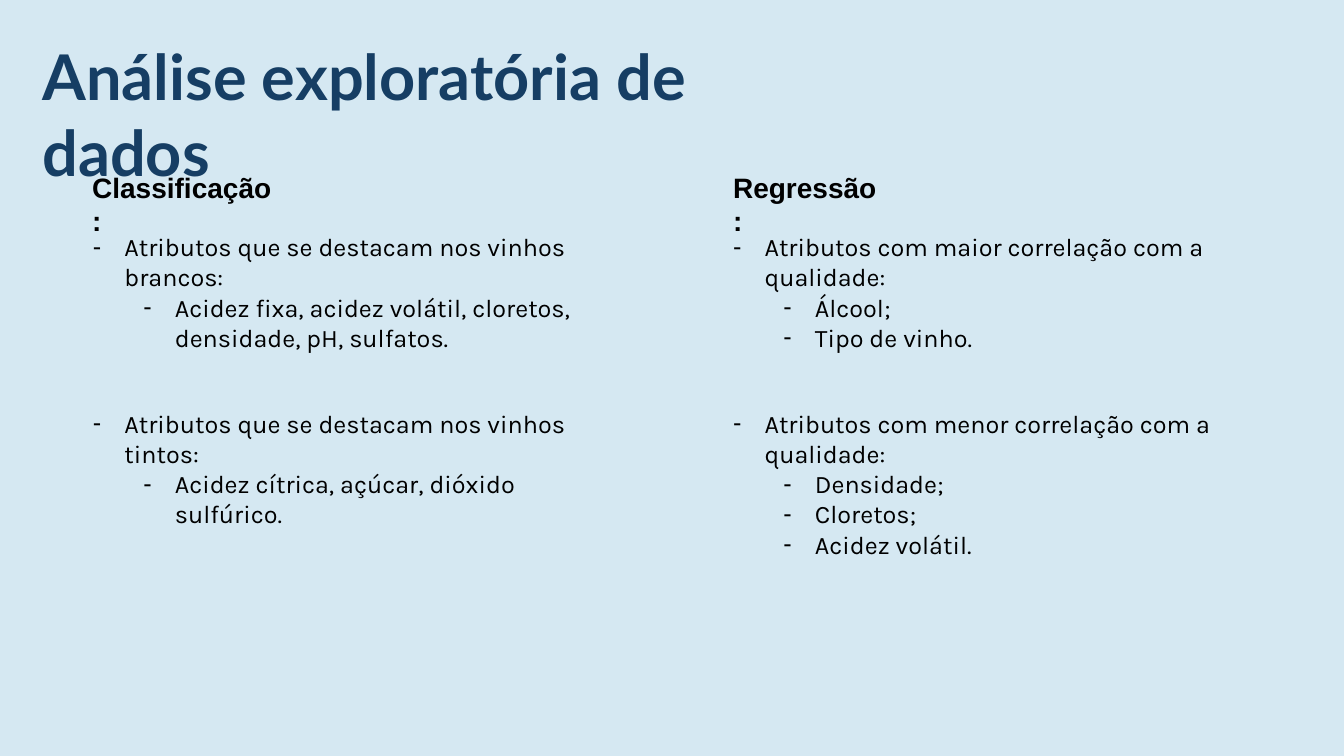
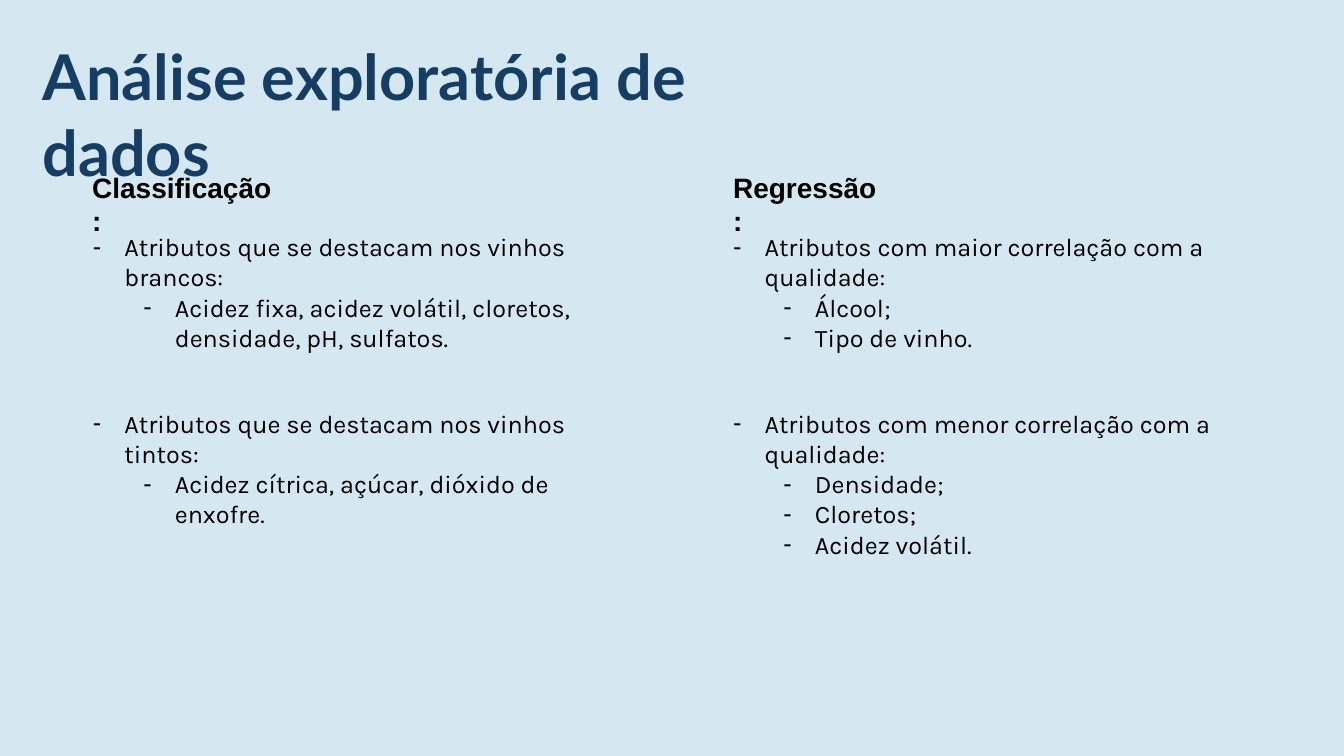
Before and after one commit to miguelamoreira/wineNotebook, a slide deck: slide 10 of apresentacao_grupo01.pptx. Drawn at 1344x756 pixels with LibreOffice and Linux fonts; fonts in the diff are those of the drawing. Boxes give left, top, right and bottom in pixels: in the first picture for what was removed or moved away, otherwise in the second. Text is boxed around its words. In the diff, an @@ line names an element or a change of style, - is before the commit and + after.

```diff
--- a/apresentacao_grupo01.pptx
+++ b/apresentacao_grupo01.pptx
@@ text at (175, 474, 549, 524): text changed @@
-    – Acidez cítrica, açúcar, dióxido sulfúrico.
+    – Acidez cítrica, açúcar, dióxido de enxofre.
```
Also in this commit, not shown: 1 other file.
